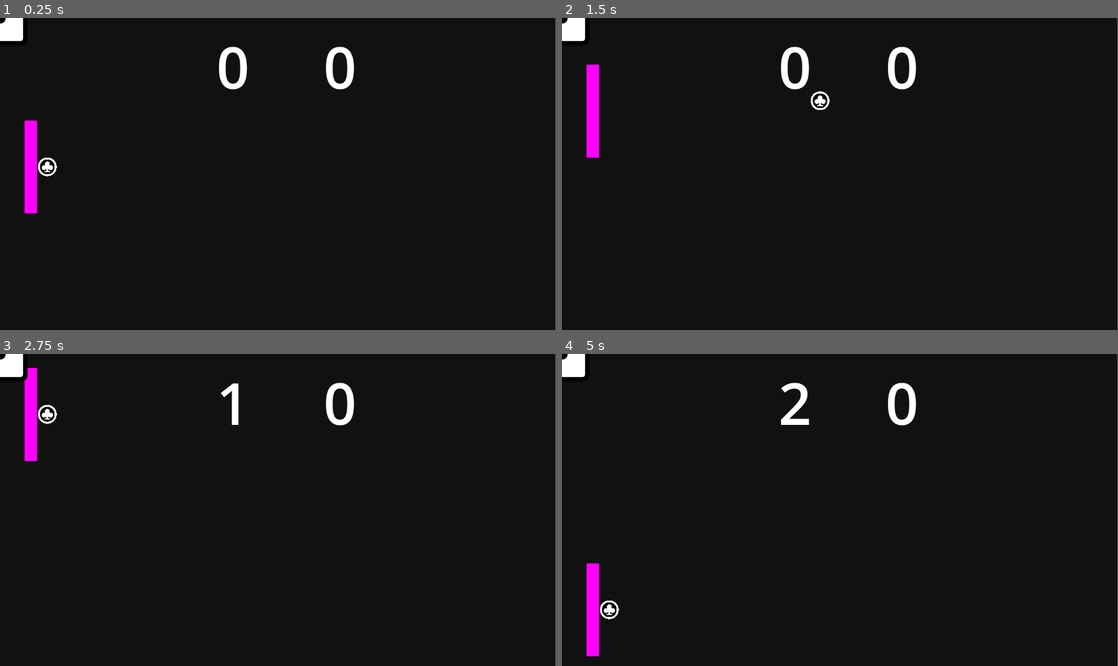
Above: before the commit, frames 1-4 (two rows, left to right).
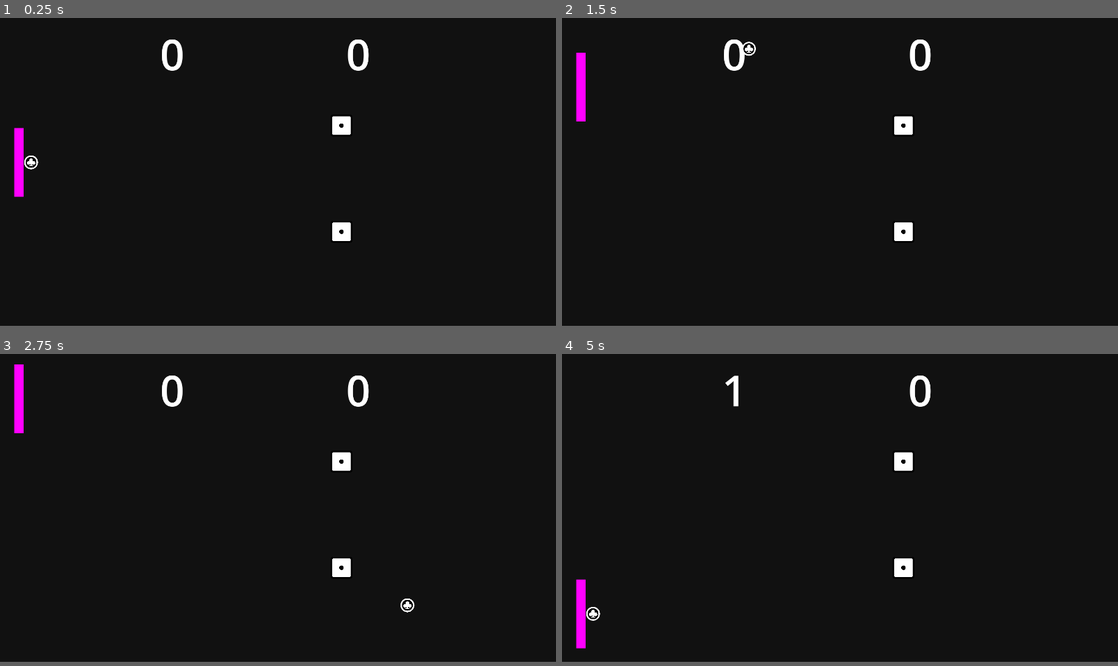
Above: after the commit, the same moments.

Repository: tnrbns/gnop_137
Game: Godot game, scene res://scenes/gameplay.tscn
The game is run twice, just before and just after one commit, with the same random seed, the same clock (stepped at 60 frames per second) and the same inputs. This scene is started directly instead of the project's main scene.
Inputs (mouse positions are in pixels of both pictures, inside the frame that each line leads up to):
- Up to frame 1 (0.25 s): no input
- Up to frame 2 (1.5 s): tap Enter at 0.5 s; move the mouse to (962, 158) at 0.52 s; hold W 0.53-1.28 s; click (962, 158) at 0.6 s; move the mouse to (728, 189) at 1.27 s; hold S from 1.28 s (still down); tap I at 1.35 s
- Up to frame 3 (2.75 s): move the mouse to (333, 441) at 2.02 s; release S at 2.03 s; hold W from 2.03 s (still down); tap K at 2.1 s
- Up to frame 4 (5 s): move the mouse to (812, 572) at 2.77 s; click (812, 572) at 2.85 s; move the mouse to (1006, 556) at 3.52 s; release W at 3.53 s; hold S from 3.53 s (still down); tap I at 3.6 s; move the mouse to (673, 463) at 4.27 s; tap K at 4.35 s
The window is 799x449 before the commit and 800x443 after it. Grey fills any space a smaller window leaves; there, only what the larger window draws over its background counts as a difference.

The runs differ from the first frame. In frame 1, 3.0% of the frame differs, in the area x 0-67%, y 0-72%; in frame 2, 3.1%; in frame 3, 2.8%; in frame 4, 2.9%.

Commit message:
change size to 1560 x 864

Diff:
--- a/src/elements/block.tscn
+++ b/src/elements/block.tscn
@@ -6,13 +6,15 @@
 size = Vector2(460, 464)
 
 [node name="Block" type="Area2D"]
+position = Vector2(34, 36)
+scale = Vector2(0.45, 0.45)
 collision_layer = 2
 
 [node name="1White" type="Sprite2D" parent="."]
-scale = Vector2(0.25, 0.25)
+scale = Vector2(0.3, 0.3)
 texture = ExtResource("1_667lw")
 
 [node name="CollisionShape2D" type="CollisionShape2D" parent="."]
 position = Vector2(0.5, 0)
-scale = Vector2(0.25, 0.25)
+scale = Vector2(0.3, 0.3)
 shape = SubResource("RectangleShape2D_5ys5l")
--- a/src/project.godot
+++ b/src/project.godot
@@ -21,6 +21,8 @@
 
 [display]
 
+window/size/viewport_width=1560
+window/size/viewport_height=864
 window/size/mode=2
 window/size/resizable=false
 
--- a/src/scenes/Game.gd
+++ b/src/scenes/Game.gd
@@ -3,13 +3,15 @@
 var block = preload("res://elements/block.tscn")
 
 func _ready():
-	inst(Vector2(600,700))
-	inst(Vector2(700,800))
-
+	inst(Vector2(958,302))
+	inst(Vector2(958,600))
 
 func inst(pos):
 	var instance = block.instantiate()
+	#instance.position(pos)
 	add_child(instance)
+	instance.call_deferred("set_position", pos)
+
 
 func _process(_delta):
 	$Label.text = str(Main.p1_score)
--- a/src/scenes/gameplay.tscn
+++ b/src/scenes/gameplay.tscn
@@ -7,14 +7,14 @@
 [ext_resource type="Script" path="res://scripts/block.gd" id="4_dv2f8"]
 
 [sub_resource type="RectangleShape2D" id="RectangleShape2D_0qtug"]
-size = Vector2(6.0075, 0.315)
+size = Vector2(8.00375, 0.315)
 
 [sub_resource type="SystemFont" id="SystemFont_src1v"]
 font_names = PackedStringArray("8-bit Arcade In")
 font_stretch = 75
 
 [sub_resource type="RectangleShape2D" id="RectangleShape2D_usf6v"]
-size = Vector2(5.33378, 0.052176)
+size = Vector2(7.09366, 0.052176)
 
 [node name="Gameplay" type="Node2D"]
 script = ExtResource("1_dyyl3")
@@ -25,7 +25,7 @@
 collision_mask = 4
 
 [node name="CollisionShape2D" type="CollisionShape2D" parent="Top"]
-position = Vector2(2.89, -0.15)
+position = Vector2(3.88812, -0.15)
 shape = SubResource("RectangleShape2D_0qtug")
 
 [node name="Bottom" type="Area2D" parent="."]
@@ -34,7 +34,7 @@
 collision_mask = 4
 
 [node name="CollisionShape2D" type="CollisionShape2D" parent="Bottom"]
-position = Vector2(2.955, 3.325)
+position = Vector2(3.83, 4.385)
 shape = SubResource("RectangleShape2D_0qtug")
 
 [node name="Left" type="Area2D" parent="."]
@@ -43,7 +43,7 @@
 collision_mask = 4
 
 [node name="CollisionShape2D" type="CollisionShape2D" parent="Left"]
-position = Vector2(5.91, 1.975)
+position = Vector2(7.845, 2.005)
 rotation = 1.5708
 shape = SubResource("RectangleShape2D_0qtug")
 
@@ -58,7 +58,7 @@
 shape = SubResource("RectangleShape2D_0qtug")
 
 [node name="Player" parent="." instance=ExtResource("1_ymufi")]
-position = Vector2(63, 309)
+position = Vector2(52, 405)
 
 [node name="Block" parent="." instance=ExtResource("3_3bf17")]
 visible = false
@@ -71,9 +71,9 @@
 position = Vector2(148, 305)
 
 [node name="Label" type="Label" parent="."]
-offset_left = 664.0
+offset_left = 964.0
 offset_top = 18.0
-offset_right = 748.0
+offset_right = 1048.0
 offset_bottom = 98.0
 theme_override_fonts/font = SubResource("SystemFont_src1v")
 theme_override_font_sizes/font_size = 120
@@ -95,13 +95,13 @@
 scale = Vector2(-447.186, 43.2926)
 
 [node name="CollisionShape2D" type="CollisionShape2D" parent="StaticBody2D"]
-position = Vector2(0.00223616, 0.50817)
+position = Vector2(-0.440493, 0.508169)
 rotation = -3.14159
 scale = Vector2(0.503134, -12.8416)
 shape = SubResource("RectangleShape2D_usf6v")
 
 [node name="CollisionShape2D2" type="CollisionShape2D" parent="StaticBody2D"]
-position = Vector2(-0.0290707, 15.5454)
+position = Vector2(-0.447241, 20.1189)
 rotation = -3.14159
 scale = Vector2(0.503134, -12.8416)
 shape = SubResource("RectangleShape2D_usf6v")
--- a/src/scripts/ball.gd
+++ b/src/scripts/ball.gd
@@ -6,7 +6,7 @@
 var player = null
 
 # Define the game boundaries explicitly
-var bounds = Rect2(Vector2.ZERO, Vector2(1152, 648))
+var bounds = Rect2(Vector2.ZERO, Vector2(1560, 864))
 
 func _process(delta):
 	if is_attached and player:
--- a/src/scripts/player_2d.gd
+++ b/src/scripts/player_2d.gd
@@ -26,7 +26,7 @@
 		ball.player = self # Pass reference of the player to the ball
 		get_parent().add_child(ball)
 		if side == 'p1':
-			ball.global_position = global_position + Vector2(-35, 0) # Offset as needed
+			ball.global_position = global_position + Vector2(35, 0) # Offset as needed
 		else:
 			ball.global_position = global_position + Vector2(-35, 0) # Offset as needed
 
